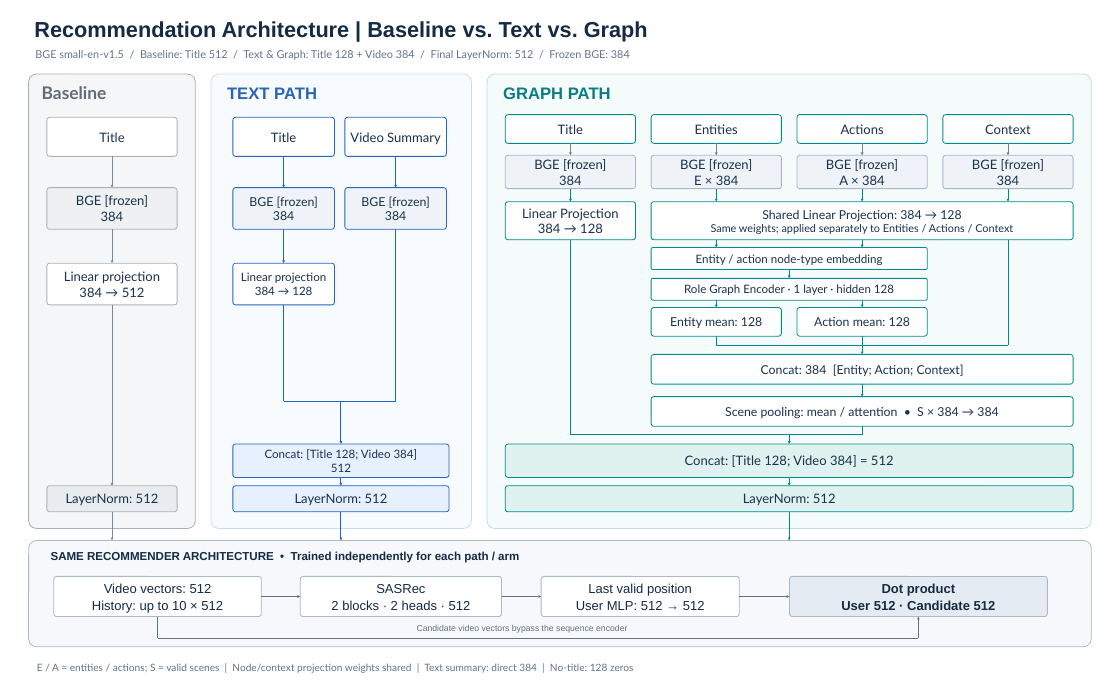
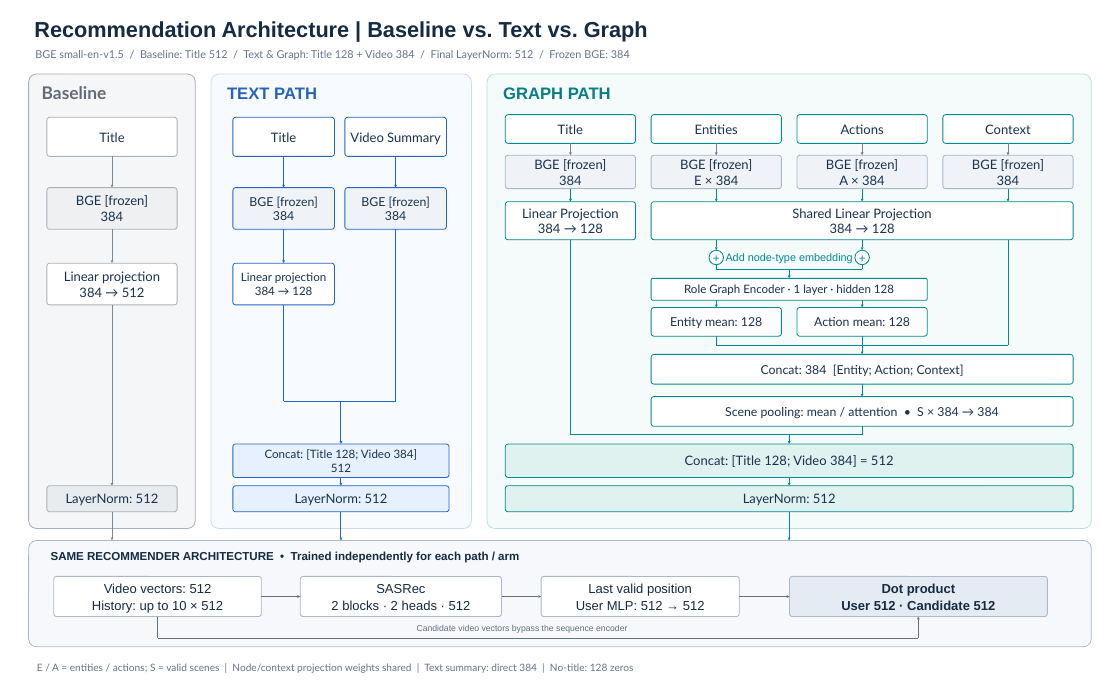
Before and after one commit to obeychoi0120/ViewingContextPipeline, a slide deck: slide 1 of docs/design/recsys_diagram_small.pptx. Drawn at 1120x688 pixels with LibreOffice and Linux fonts; fonts in the diff are those of the drawing. Boxes give left, top, right and bottom in pixels: in the first picture for what was removed or moved away, otherwise in the second. Text is boxed around its words. In the diff, an @@ line names an element or a change of style, - is before the commit and + after.

```diff
--- a/docs/design/recsys_diagram_small.pptx
+++ b/docs/design/recsys_diagram_small.pptx
@@ text in rounded rectangle at (792, 208, 931, 233): text changed; size 15 to 18 pt @@
-Shared Linear Projection: 384 → 128
-Same weights; applied separately to Entities / Actions / Context
+Shared Linear Projection
+384 → 128
@@ ellipse added at (709, 250, 724, 265), fill #FFFFFF, outline #008B91 1.2 pt, 16 pt, text #008B91 @@
++
@@ line added from (716, 265) to (716, 269), #008B91 1.2 pt @@
@@ text "Add node-type embedding": place and size @@
-text "Add node-type embedding" at (651, 247, 927, 269)
+text "Add node-type embedding" at (726, 253, 853, 264)
@@ text "Add node-type embedding" at (726, 253, 853, 264): fill #FFFFFF to none; outline #008B91 1.15 pt to none @@
@@ text at (726, 253, 853, 264): text changed; size 16 to 15 pt; font Lato to Arial; text colour #19324F to #008B91 @@
-Entity / action node-type embedding
+Add node-type embedding
@@ ellipse added at (855, 250, 869, 265), fill #FFFFFF, outline #008B91 1.2 pt, 16 pt, text #008B91 @@
++
@@ line added from (862, 265) to (862, 269), #008B91 1.2 pt @@
```
Also in this commit, not shown: 4 other files.
